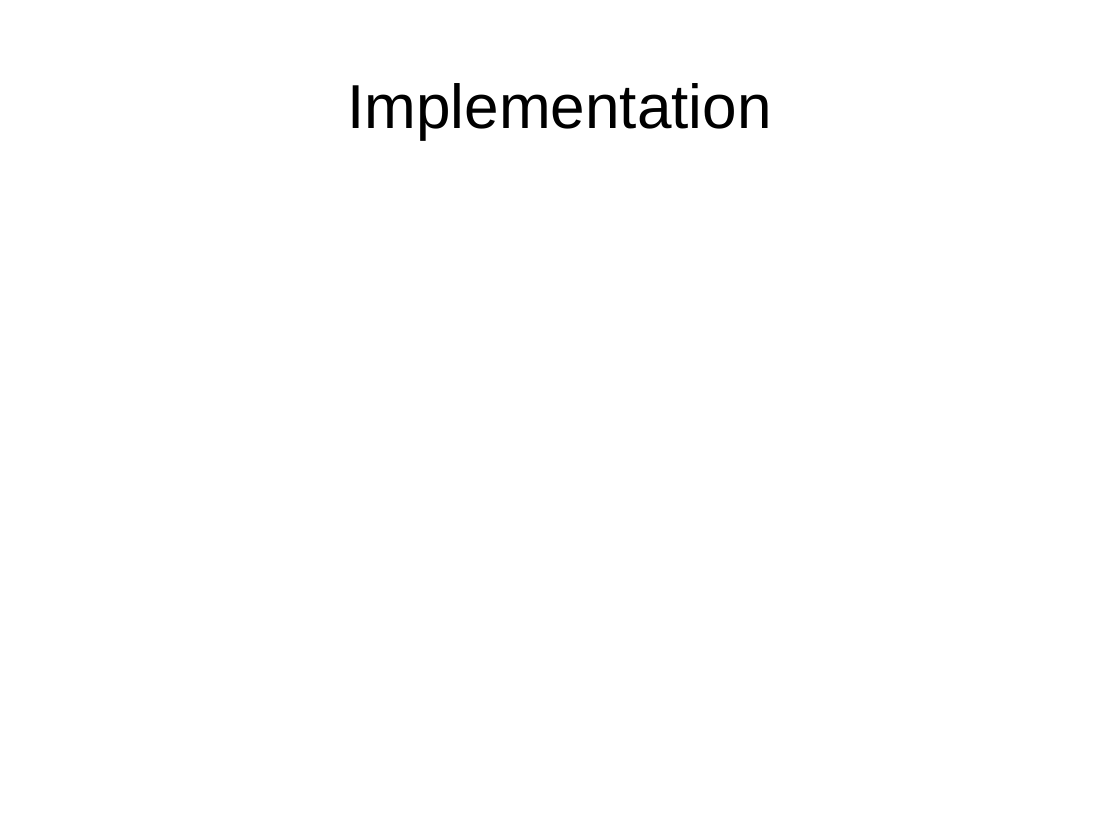
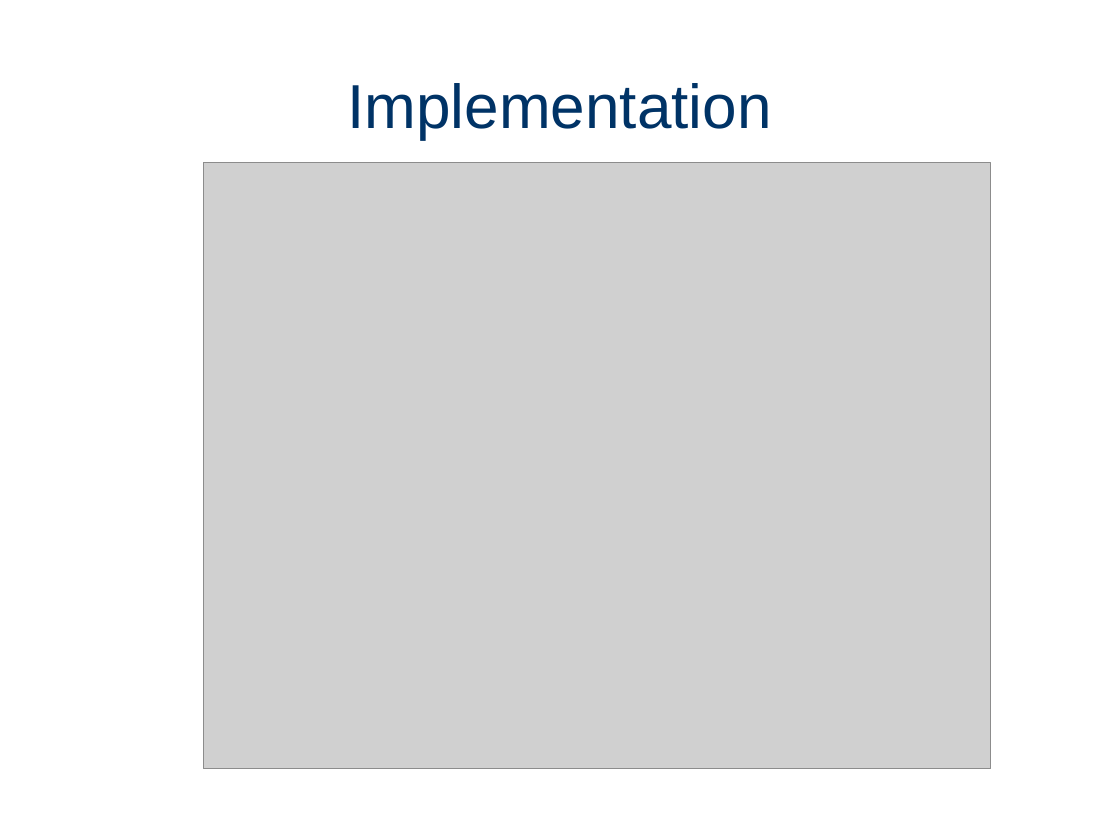
Before and after one commit to gSilas/special-palm-tree, a slide deck: slide 6 of presentation.odp (slide 5 before the commit). Drawn at 1120x840 pixels with LibreOffice and Linux fonts; fonts in the diff are those of the drawing; grey boxes stand for pictures. Boxes give left, top, right and bottom in pixels: in the first picture for what was removed or moved away, otherwise in the second. Text is boxed around its words. In the diff, an @@ line names an element or a change of style, - is before the commit and + after.

```diff
--- a/presentation.odp
+++ b/presentation.odp
@@ title "Implementation" at (347,83,771,139): text colour #000000 to #003366 @@
@@ picture added at (203,163,991,769) @@
```
Also in this commit, not shown: 2 other slides changed, 6 slides added, 5 slides removed, 5 other files.
